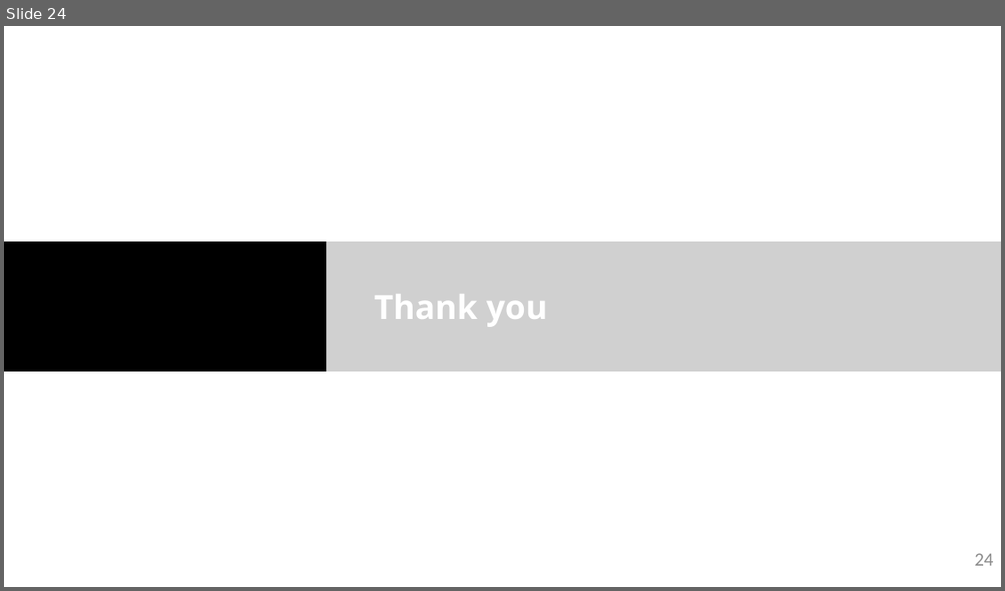
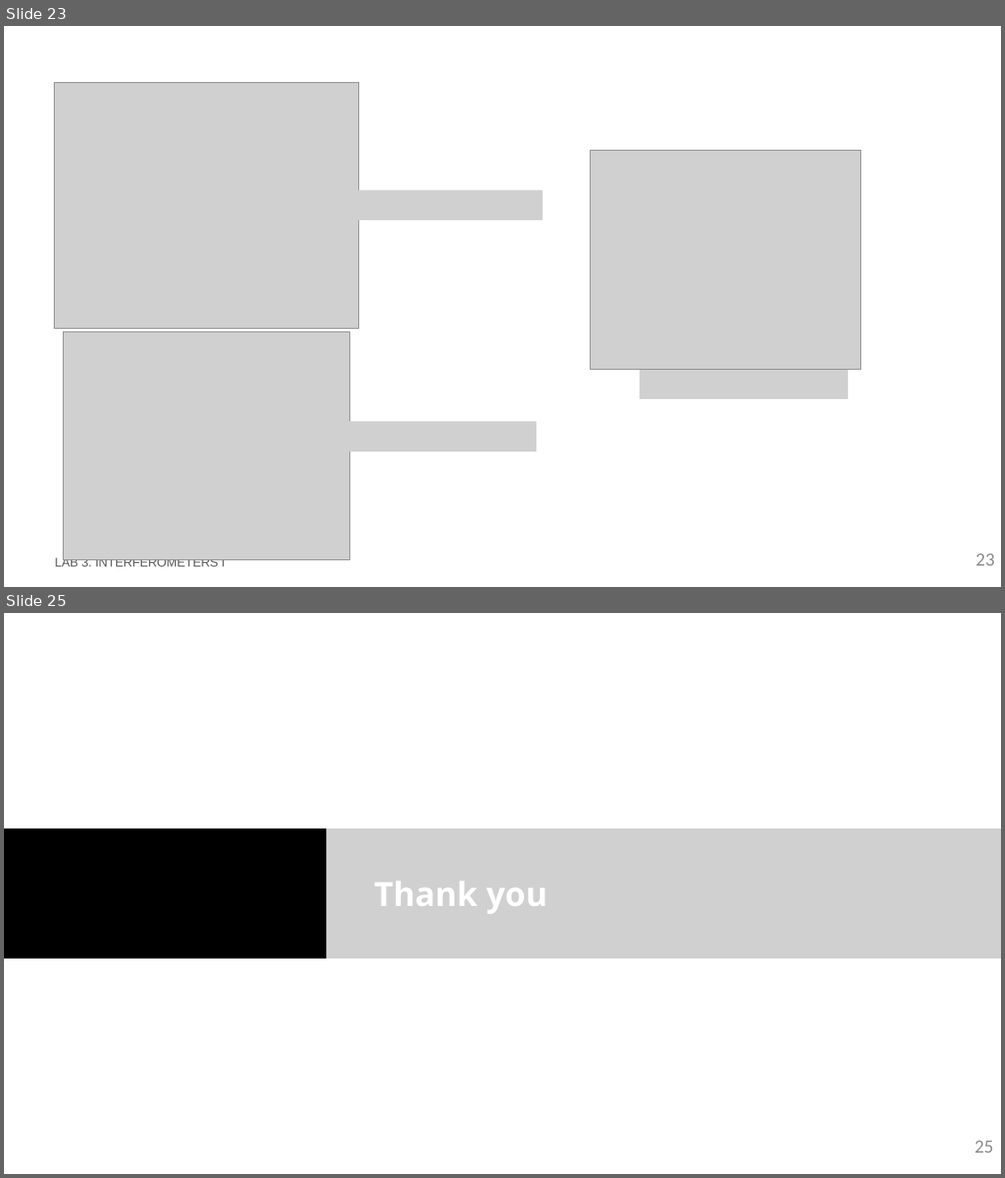
Before and after one commit to DBAEASE/pic-upv-lab3, a slide deck: LabBook_3.pptx. Shown one above the other, each under a label of ours: slide 24 before the commit, slides 23 and 25 after it; the slides between them are not shown. The pictures are 1005x591 and 1005x1178 pixels, drawn with LibreOffice and Linux fonts; fonts in the diff are those of the drawing; grey boxes stand for pictures; background and template pictures are left out. Boxes give left, top, right and bottom in pixels: in the first picture for what was removed or moved away, otherwise in the second. Text is boxed around its words. In the diff, an @@ line names an element or a change of style, - is before the commit and + after.

```diff
--- a/LabBook_3.pptx
+++ b/LabBook_3.pptx
@@ slide 23 added at (4, 26, 1001, 587), background #FFFFFF @@
@@ picture added at (54, 82, 359, 328) @@
@@ picture added at (590, 150, 861, 369) @@
@@ picture added at (334, 190, 543, 220) @@
@@ picture added at (63, 332, 349, 560) @@
@@ picture added at (639, 369, 849, 398) @@
@@ picture added at (328, 421, 536, 451) @@
@@ text added at (55, 556, 225, 566), 12 pt, text #585858 @@
+LAB 3. INTERFEROMETERS I
@@ page number added at (976, 553, 995, 565), 18 pt, text #8C8C8C @@
+23
@@ what was slide 24 is now slide 25 @@
@@ page number at (974, 1140, 993, 1152): text changed @@
-24
+25
```
Also in this commit, not shown: 13 slides changed, 1 other file.
